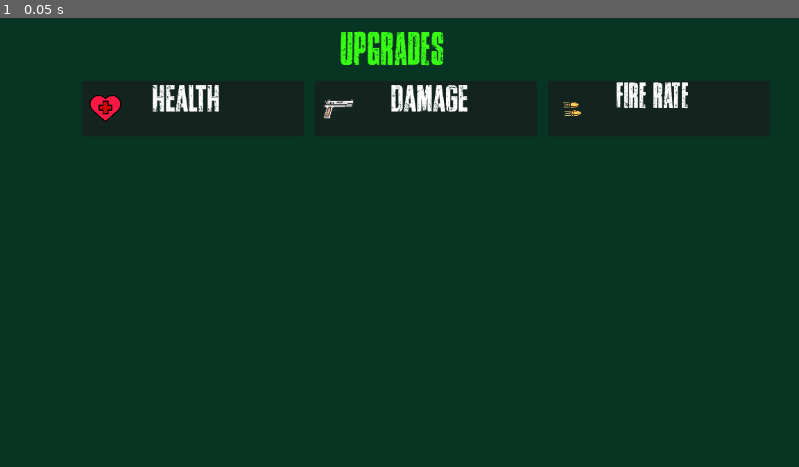
Above: before the commit, frame 1.
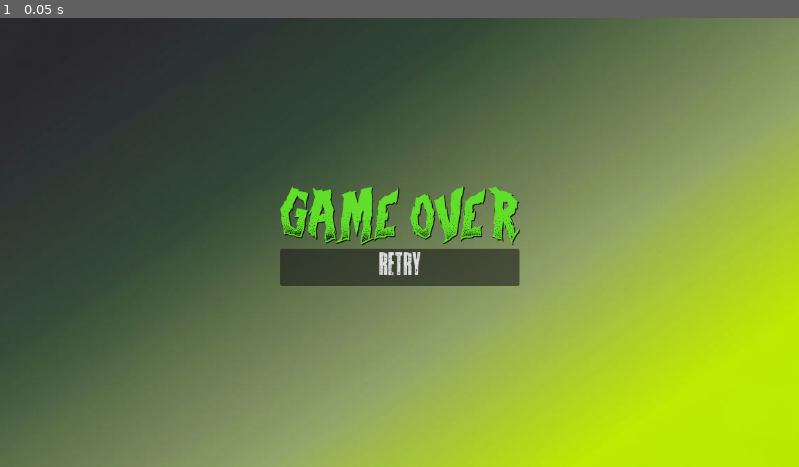
Above: after the commit, the same moment.

Repository: strixconn-ops/GMTK-26-
Game: Godot game, scene res://game_over.tscn
Two runs of this game, one before a commit and one after it. Both use one fixed random seed, a clock stepped at 60 frames per second and the inputs below. Before the commit the project starts from res://upgrade.tscn.
Inputs:
- Up to frame 1 (0.05 s): no input

The runs differ from the first frame. In frame 1, 100% of the frame differs, in the area x 0-100%, y 0-100%.

Commit message:
GameOver ui created in that added a bg and buttons and also label

Diff:
--- /dev/null
+++ b/death-every-minute/game_over.tscn
@@ -0,0 +1,53 @@
+[gd_scene format=3 uid="uid://dgaakguodknti"]
+
+[ext_resource type="FontFile" uid="uid://dfyiikwxllxi1" path="res://sprites and fonts/Curse of the Zombie.ttf" id="1_yxx3c"]
+[ext_resource type="FontFile" uid="uid://cq111jrctxmft" path="res://ERODED PERSONAL USE.ttf" id="2_8u835"]
+[ext_resource type="Texture2D" uid="uid://dtoy7fnh2ixwd" path="res://WhatsApp Image 2026-07-25 at 09.31.22.jpeg" id="2_ccer4"]
+
+[node name="GameOver" type="Control" unique_id=1314110433]
+layout_mode = 3
+anchors_preset = 15
+anchor_right = 1.0
+anchor_bottom = 1.0
+offset_left = -4.0
+offset_top = 26.0
+offset_bottom = 4.0
+grow_horizontal = 2
+grow_vertical = 2
+
+[node name="CanvasLayer" type="CanvasLayer" parent="." unique_id=1652775790]
+
+[node name="VBoxContainer" type="VBoxContainer" parent="CanvasLayer" unique_id=1759652126]
+anchors_preset = 8
+anchor_left = 0.5
+anchor_top = 0.5
+anchor_right = 0.5
+anchor_bottom = 0.5
+offset_left = -172.5
+offset_top = -51.5
+offset_right = 172.5
+offset_bottom = 51.5
+grow_horizontal = 2
+grow_vertical = 2
+
+[node name="Label" type="Label" parent="CanvasLayer/VBoxContainer" unique_id=669378688]
+layout_mode = 2
+theme_override_colors/font_color = Color(0.38039216, 0.87058824, 0.16470589, 1)
+theme_override_colors/font_shadow_color = Color(0, 0, 0, 1)
+theme_override_fonts/font = ExtResource("1_yxx3c")
+theme_override_font_sizes/font_size = 64
+text = "GAME OVER"
+horizontal_alignment = 1
+
+[node name="Button" type="Button" parent="CanvasLayer/VBoxContainer" unique_id=1802269534]
+layout_mode = 2
+theme_override_fonts/font = ExtResource("2_8u835")
+theme_override_font_sizes/font_size = 45
+text = "Retry"
+
+[node name="Sprite2D" type="Sprite2D" parent="." unique_id=713004971]
+position = Vector2(590, 293)
+texture = ExtResource("2_ccer4")
+
+[node name="Camera2D" type="Camera2D" parent="." unique_id=1214232320]
+position = Vector2(586, 289)
--- a/death-every-minute/project.godot
+++ b/death-every-minute/project.godot
@@ -11,7 +11,7 @@
 [application]
 
 config/name="DEATH EVERY MINUTE"
-run/main_scene="uid://s3fwqr84oti"
+run/main_scene="uid://dgaakguodknti"
 config/features=PackedStringArray("4.7", "Forward Plus")
 config/icon="res://sprites and fonts/icon.svg"
 
--- a/death-every-minute/upgrade.tscn
+++ /dev/null
@@ -1,181 +0,0 @@
-[gd_scene format=3 uid="uid://s3fwqr84oti"]
-
-[ext_resource type="FontFile" uid="uid://cq111jrctxmft" path="res://ERODED PERSONAL USE.ttf" id="1_klxme"]
-[ext_resource type="Texture2D" uid="uid://imomrv87aogb" path="res://health-icon-svg-download-png-6872925.webp" id="2_moly5"]
-[ext_resource type="FontFile" uid="uid://dgh680oyf3sqh" path="res://OXIDO-Eroded-FFP.ttf" id="3_diibn"]
-[ext_resource type="Texture2D" uid="uid://c1sq1u87kh3oc" path="res://gun-icon-svg-download-png-1191216.webp" id="4_qyjxr"]
-[ext_resource type="Texture2D" uid="uid://nhkbp4wcf7ji" path="res://download-Picsart-AiImageEnhancer-Photoroom.png" id="5_mehhu"]
-
-[node name="upgrade" type="Control" unique_id=834268241]
-process_mode = 3
-layout_mode = 3
-anchors_preset = 15
-anchor_right = 1.0
-anchor_bottom = 1.0
-grow_horizontal = 2
-grow_vertical = 2
-
-[node name="BackgroundOverlay(ColorRect)" type="ColorRect" parent="." unique_id=585618975]
-layout_mode = 1
-anchors_preset = 15
-anchor_right = 1.0
-anchor_bottom = 1.0
-grow_horizontal = 2
-grow_vertical = 2
-color = Color(0, 0.19215687, 0.12156863, 0.9019608)
-
-[node name="Label" type="Label" parent="BackgroundOverlay(ColorRect)" unique_id=869043183]
-layout_mode = 0
-offset_left = 490.0
-offset_top = 18.0
-offset_right = 753.0
-offset_bottom = 85.0
-theme_override_colors/font_color = Color(0.22352941, 1, 0.078431375, 1)
-theme_override_fonts/font = ExtResource("1_klxme")
-theme_override_font_sizes/font_size = 66
-text = "UPGRADES"
-
-[node name="CenterContainer" type="CenterContainer" parent="BackgroundOverlay(ColorRect)" unique_id=1760650430]
-layout_mode = 1
-anchors_preset = 15
-anchor_right = 1.0
-anchor_bottom = 1.0
-offset_left = 38.0
-offset_top = -193.0
-offset_right = 38.0
-offset_bottom = -193.0
-grow_horizontal = 2
-grow_vertical = 2
-
-[node name="MainLayout(HBoxContainer)" type="HBoxContainer" parent="BackgroundOverlay(ColorRect)/CenterContainer" unique_id=2081200501]
-layout_mode = 2
-
-[node name="CardsContainer(HBoxContainer)" type="HBoxContainer" parent="BackgroundOverlay(ColorRect)/CenterContainer/MainLayout(HBoxContainer)" unique_id=40029652]
-layout_mode = 2
-theme_override_constants/separation = 16
-
-[node name="Health(Button)" type="Button" parent="BackgroundOverlay(ColorRect)/CenterContainer/MainLayout(HBoxContainer)/CardsContainer(HBoxContainer)" unique_id=74738002]
-custom_minimum_size = Vector2(320, 80)
-layout_mode = 2
-
-[node name="MarginContainer" type="MarginContainer" parent="BackgroundOverlay(ColorRect)/CenterContainer/MainLayout(HBoxContainer)/CardsContainer(HBoxContainer)/Health(Button)" unique_id=1406241129]
-layout_mode = 1
-anchors_preset = 15
-anchor_right = 1.0
-anchor_bottom = 1.0
-grow_horizontal = 2
-grow_vertical = 2
-mouse_filter = 2
-theme_override_constants/margin_left = 10
-theme_override_constants/margin_top = 10
-theme_override_constants/margin_right = 10
-theme_override_constants/margin_bottom = 10
-
-[node name="HBoxContainer" type="HBoxContainer" parent="BackgroundOverlay(ColorRect)/CenterContainer/MainLayout(HBoxContainer)/CardsContainer(HBoxContainer)/Health(Button)/MarginContainer" unique_id=1217326531]
-layout_mode = 2
-
-[node name="Icon(TextureRect)" type="TextureRect" parent="BackgroundOverlay(ColorRect)/CenterContainer/MainLayout(HBoxContainer)/CardsContainer(HBoxContainer)/Health(Button)/MarginContainer/HBoxContainer" unique_id=1375751797]
-custom_minimum_size = Vector2(48, 48)
-layout_mode = 2
-size_flags_vertical = 4
-texture = ExtResource("2_moly5")
-expand_mode = 1
-stretch_mode = 5
-
-[node name="InfoBox(VBoxContainer)" type="VBoxContainer" parent="BackgroundOverlay(ColorRect)/CenterContainer/MainLayout(HBoxContainer)/CardsContainer(HBoxContainer)/Health(Button)/MarginContainer/HBoxContainer" unique_id=1920130875]
-layout_mode = 2
-
-[node name="NameLabel(Label)" type="Label" parent="BackgroundOverlay(ColorRect)/CenterContainer/MainLayout(HBoxContainer)/CardsContainer(HBoxContainer)/Health(Button)/MarginContainer/HBoxContainer/InfoBox(VBoxContainer)" unique_id=782318086]
-layout_mode = 2
-theme_override_fonts/font = ExtResource("3_diibn")
-theme_override_font_sizes/font_size = 50
-text = "     HEALTH"
-horizontal_alignment = 1
-vertical_alignment = 1
-
-[node name="StatLabel(Label2)" type="Label" parent="BackgroundOverlay(ColorRect)/CenterContainer/MainLayout(HBoxContainer)/CardsContainer(HBoxContainer)/Health(Button)/MarginContainer/HBoxContainer/InfoBox(VBoxContainer)" unique_id=1667999201]
-layout_mode = 2
-
-[node name="Damage(Button2)" type="Button" parent="BackgroundOverlay(ColorRect)/CenterContainer/MainLayout(HBoxContainer)/CardsContainer(HBoxContainer)" unique_id=937609691]
-custom_minimum_size = Vector2(320, 80)
-layout_mode = 2
-
-[node name="MarginContainer" type="MarginContainer" parent="BackgroundOverlay(ColorRect)/CenterContainer/MainLayout(HBoxContainer)/CardsContainer(HBoxContainer)/Damage(Button2)" unique_id=94578155]
-layout_mode = 1
-anchors_preset = 15
-anchor_right = 1.0
-anchor_bottom = 1.0
-grow_horizontal = 2
-grow_vertical = 2
-mouse_filter = 2
-theme_override_constants/margin_left = 10
-theme_override_constants/margin_top = 10
-theme_override_constants/margin_right = 10
-theme_override_constants/margin_bottom = 10
-
-[node name="HBoxContainer" type="HBoxContainer" parent="BackgroundOverlay(ColorRect)/CenterContainer/MainLayout(HBoxContainer)/CardsContainer(HBoxContainer)/Damage(Button2)/MarginContainer" unique_id=877725348]
-layout_mode = 2
-
-[node name="Icon(TextureRect)" type="TextureRect" parent="BackgroundOverlay(ColorRect)/CenterContainer/MainLayout(HBoxContainer)/CardsContainer(HBoxContainer)/Damage(Button2)/MarginContainer/HBoxContainer" unique_id=426386379]
-custom_minimum_size = Vector2(48, 48)
-layout_mode = 2
-size_flags_vertical = 4
-texture = ExtResource("4_qyjxr")
-expand_mode = 1
-stretch_mode = 5
-
-[node name="InfoBox(VBoxContainer)" type="VBoxContainer" parent="BackgroundOverlay(ColorRect)/CenterContainer/MainLayout(HBoxContainer)/CardsContainer(HBoxContainer)/Damage(Button2)/MarginContainer/HBoxContainer" unique_id=264492059]
-layout_mode = 2
-
-[node name="NameLabel(Label)" type="Label" parent="BackgroundOverlay(ColorRect)/CenterContainer/MainLayout(HBoxContainer)/CardsContainer(HBoxContainer)/Damage(Button2)/MarginContainer/HBoxContainer/InfoBox(VBoxContainer)" unique_id=6145519]
-layout_mode = 2
-theme_override_fonts/font = ExtResource("3_diibn")
-theme_override_font_sizes/font_size = 50
-text = "      DAMAGE"
-horizontal_alignment = 1
-vertical_alignment = 1
-
-[node name="StatLabel(Label2)" type="Label" parent="BackgroundOverlay(ColorRect)/CenterContainer/MainLayout(HBoxContainer)/CardsContainer(HBoxContainer)/Damage(Button2)/MarginContainer/HBoxContainer/InfoBox(VBoxContainer)" unique_id=1147594941]
-layout_mode = 2
-
-[node name="FireRate(Button3)" type="Button" parent="BackgroundOverlay(ColorRect)/CenterContainer/MainLayout(HBoxContainer)/CardsContainer(HBoxContainer)" unique_id=2065464174]
-custom_minimum_size = Vector2(320, 80)
-layout_mode = 2
-
-[node name="MarginContainer" type="MarginContainer" parent="BackgroundOverlay(ColorRect)/CenterContainer/MainLayout(HBoxContainer)/CardsContainer(HBoxContainer)/FireRate(Button3)" unique_id=324162787]
-layout_mode = 1
-anchors_preset = 15
-anchor_right = 1.0
-anchor_bottom = 1.0
-grow_horizontal = 2
-grow_vertical = 2
-mouse_filter = 2
-theme_override_constants/margin_left = 10
-theme_override_constants/margin_top = 10
-theme_override_constants/margin_right = 10
-theme_override_constants/margin_bottom = 10
-
-[node name="HBoxContainer" type="HBoxContainer" parent="BackgroundOverlay(ColorRect)/CenterContainer/MainLayout(HBoxContainer)/CardsContainer(HBoxContainer)/FireRate(Button3)/MarginContainer" unique_id=17346819]
-layout_mode = 2
-
-[node name="Icon(TextureRect)" type="TextureRect" parent="BackgroundOverlay(ColorRect)/CenterContainer/MainLayout(HBoxContainer)/CardsContainer(HBoxContainer)/FireRate(Button3)/MarginContainer/HBoxContainer" unique_id=285517230]
-custom_minimum_size = Vector2(48, 48)
-layout_mode = 2
-size_flags_vertical = 4
-texture = ExtResource("5_mehhu")
-expand_mode = 5
-stretch_mode = 5
-
-[node name="InfoBox(VBoxContainer)" type="VBoxContainer" parent="BackgroundOverlay(ColorRect)/CenterContainer/MainLayout(HBoxContainer)/CardsContainer(HBoxContainer)/FireRate(Button3)/MarginContainer/HBoxContainer" unique_id=1884049988]
-layout_mode = 2
-
-[node name="NameLabel(Label)" type="Label" parent="BackgroundOverlay(ColorRect)/CenterContainer/MainLayout(HBoxContainer)/CardsContainer(HBoxContainer)/FireRate(Button3)/MarginContainer/HBoxContainer/InfoBox(VBoxContainer)" unique_id=1939359022]
-layout_mode = 2
-theme_override_fonts/font = ExtResource("1_klxme")
-theme_override_font_sizes/font_size = 50
-text = "    FIRE RATE"
-horizontal_alignment = 1
-vertical_alignment = 1
-
-[node name="StatLabel(Label2)" type="Label" parent="BackgroundOverlay(ColorRect)/CenterContainer/MainLayout(HBoxContainer)/CardsContainer(HBoxContainer)/FireRate(Button3)/MarginContainer/HBoxContainer/InfoBox(VBoxContainer)" unique_id=1401966271]
-layout_mode = 2
Binary file added: death-every-minute/WhatsApp Image 2026-07-25 at 09.31.22.jpeg
Not shown, added: death-every-minute/WhatsApp Image 2026-07-25 at 09.31.22.jpeg.import
